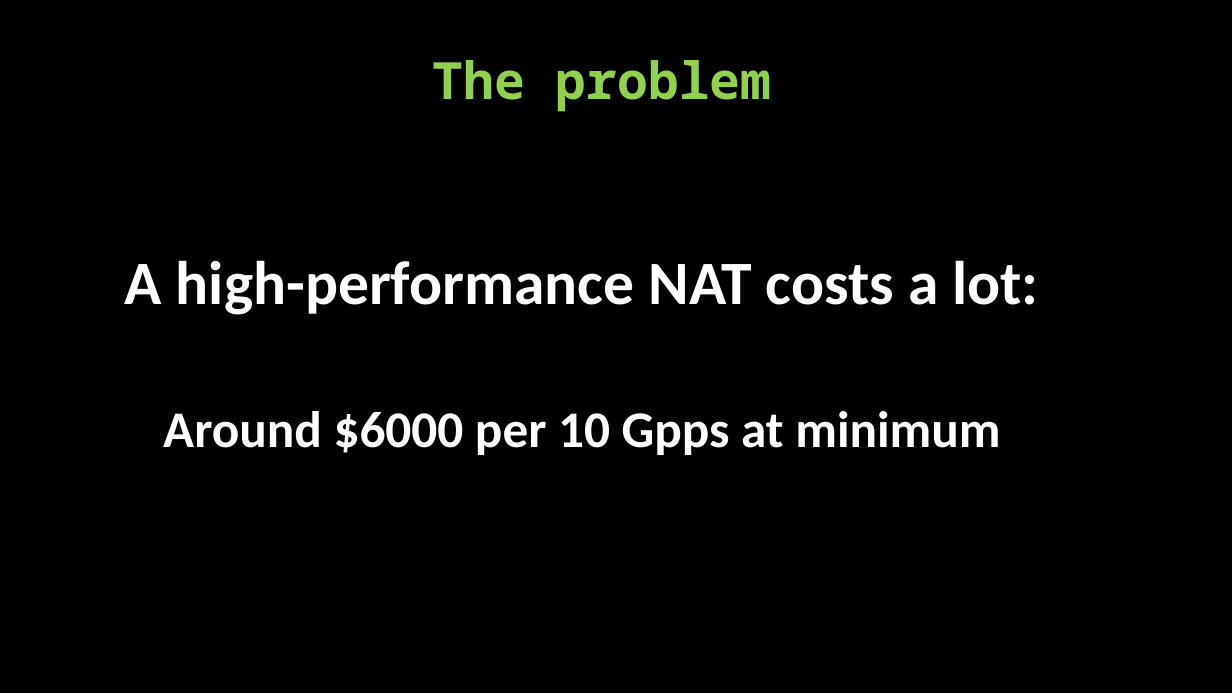
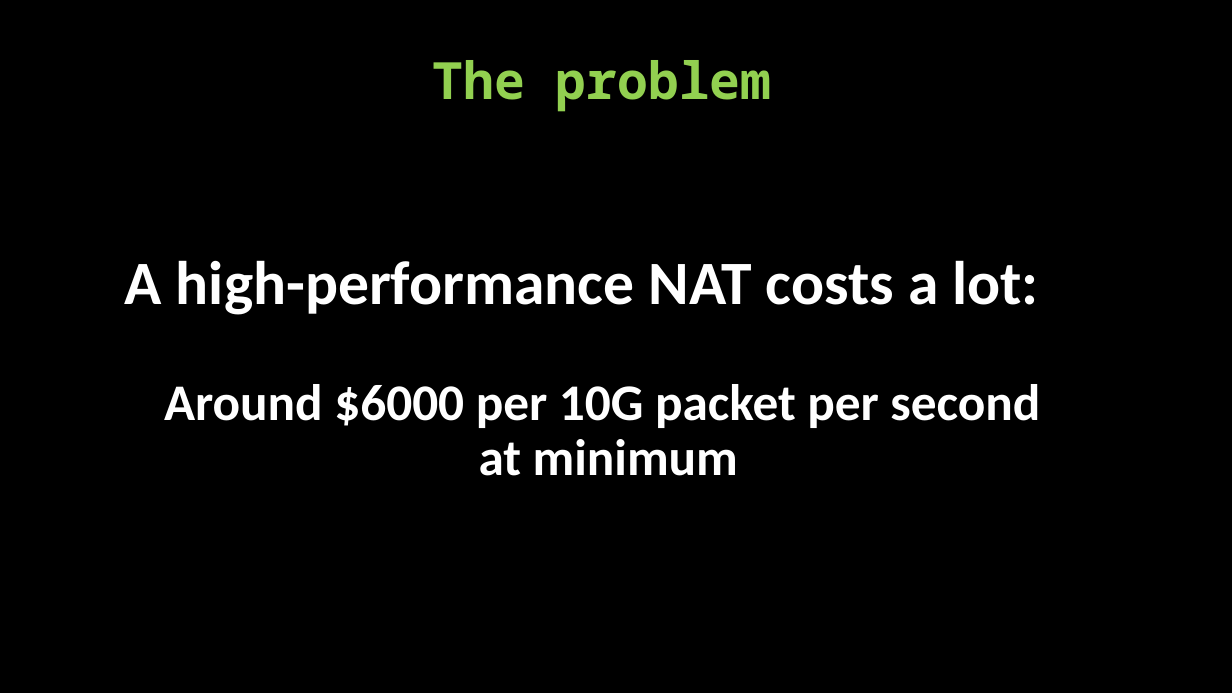
Before and after one commit to denis-plotnikov/nat_results, a slide deck: slide 4 of Network Address Translator presentation.pptx. Drawn at 1232x693 pixels with LibreOffice and Linux fonts; fonts in the diff are those of the drawing. Boxes give left, top, right and bottom in pixels: in the first picture for what was removed or moved away, otherwise in the second. Text is boxed around its words. In the diff, an @@ line names an element or a change of style, - is before the commit and + after.

```diff
--- a/Network Address Translator presentation.pptx
+++ b/Network Address Translator presentation.pptx
@@ text at (164,384,1040,476): text changed @@
-Around $6000 per 10 Gpps at minimum
+Around $6000 per 10G packet per second
+at minimum
```
Also in this commit, not shown: 10 other slides changed, 2 other files.
